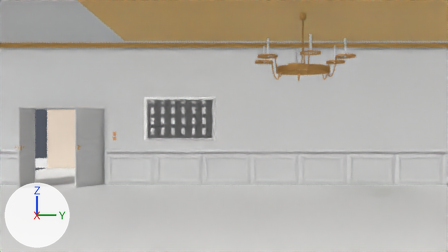
Two versions of the Blender file manor.blend, one commit apart.
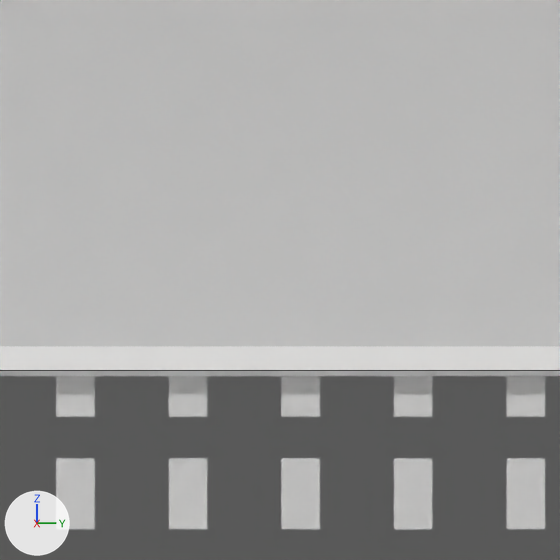
The first picture shows the older version from the file's camera 'camera_fps'. The close-ups show both versions on the part from 35% to 46% of the width and 26% to 46% of the height of that picture; other places that the commit changed are outside them. Every picture has the same lights, and +X, +Y and +Z are marked at lower left. The close-ups show mesh edges as thin lines.

The first close-up shows 'Adolf_Friedrich_Erdmann_von_Menzel_009_proxy', 'dining_wall.W', 'frame.000_proxy'.
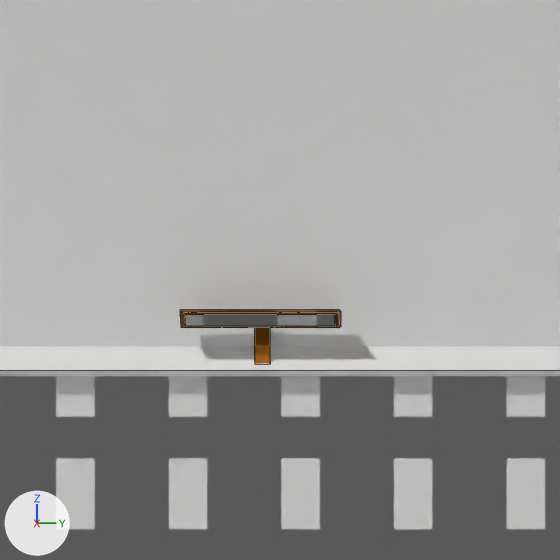
Pixel boxes (x1, y1, x2, y2) of what changed, in the close-ups (560 x 560 px):
'frame_light', added
    after: (180, 310, 341, 364)
    faces in mat_brass_001 (orange #ba7527): (180, 310, 341, 364)
    faces in mat_emit (white #ffffff): (185, 315, 335, 326)

Diff of the bpy script that builds the scene:
```diff
--- a/manor.blend.py
+++ b/manor.blend.py
@@ mat_brass_001 @@
+mat_brass_001 = diffuse_material('brass.001')
+mat_brass_001.base_color = (0.491, 0.178, 0.0203)  # orange #ba7527
@@ mat_emit @@
+mat_emit = diffuse_material('emit')
+mat_emit.base_color = (1.0, 1.0, 1.0)  # white #ffffff
@@ me_plane_009 @@
+me_plane_009.from_pydata(...)  # 28 vertices, 26 faces; spans x -0.142..0.142, y 0.516..0.638, z 0.071..0.231
+# faces by material slot: [25, 1]
+me_plane_009.materials.append(mat_brass_001)  # orange #ba7527
+me_plane_009.materials.append(mat_emit)  # white #ffffff
@@ ob_frame_light @@
+ob_frame_light = bpy.data.objects.new('frame_light', me_plane_009)
+ob_frame_light.parent = ob_frame_000_proxy
+ob_frame_light.location = (0.0, 0.0, 0.0)
@@ ob_frame_light_proxy @@
+ob_frame_light_proxy = bpy.data.objects.new('frame_light_proxy', me_plane_009)
+ob_frame_light_proxy.parent = ob_frame_000_proxy
+ob_frame_light_proxy.location = (0.0, 0.0, 0.0)
```
